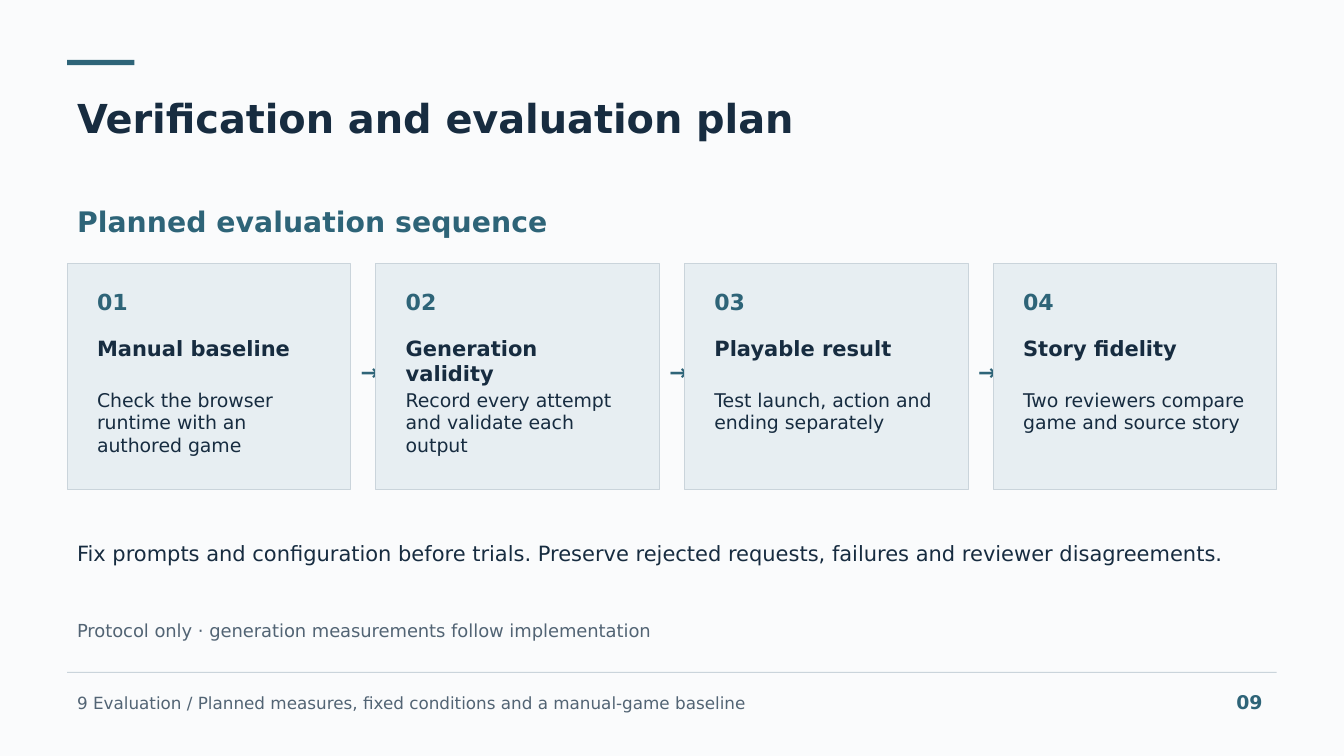
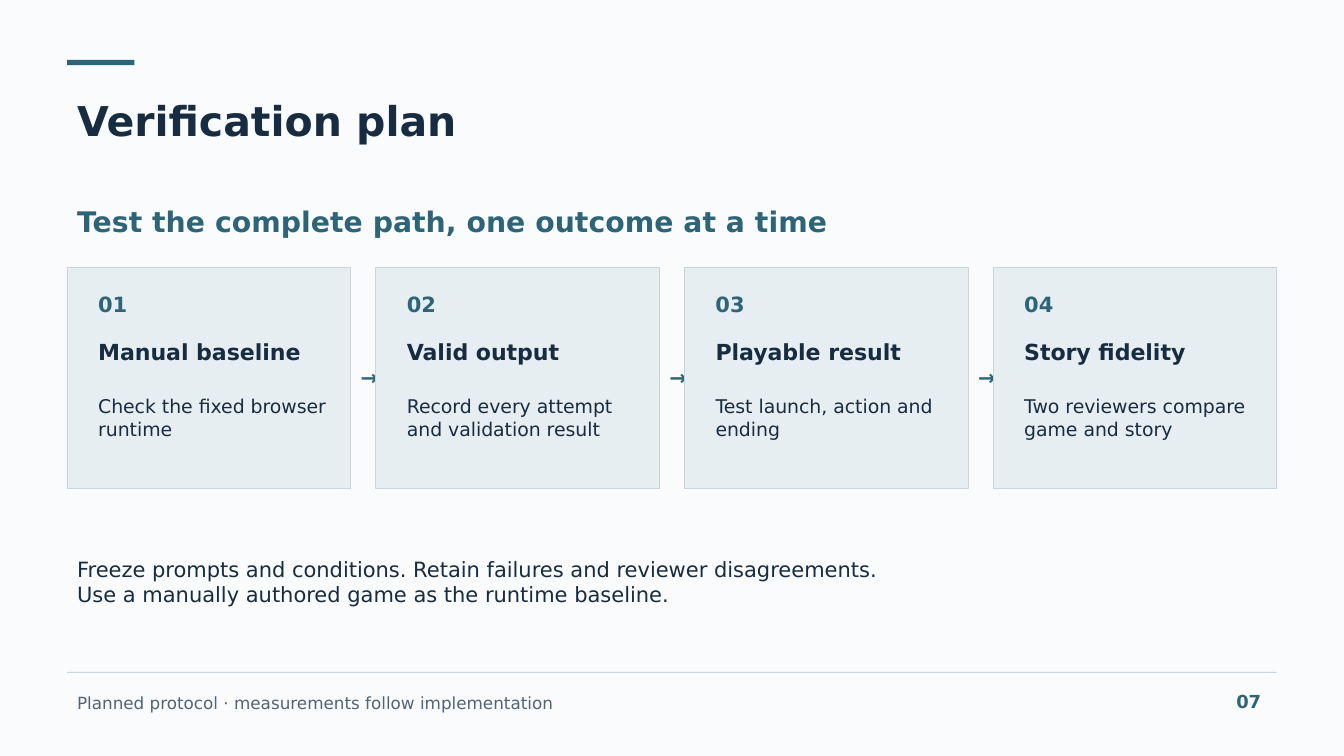
Before and after one commit to lastnurik/diploma, a slide deck: slide 7 of submission/diploma-final-presentation.pptx (slide 9 before the commit). Drawn at 1344x756 pixels with LibreOffice and Linux fonts; fonts in the diff are those of the drawing. Boxes give left, top, right and bottom in pixels: in the first picture for what was removed or moved away, otherwise in the second. Text is boxed around its words. In the diff, an @@ line names an element or a change of style, - is before the commit and + after.

```diff
--- a/submission/diploma-final-presentation.pptx
+++ b/submission/diploma-final-presentation.pptx
@@ text at (77, 104, 456, 145): text changed; size 28.5 to 29.2 pt @@
-Verification and evaluation plan
+Verification plan
@@ text at (77, 210, 827, 238): text changed @@
-Planned evaluation sequence
+Test the complete path, one outcome at a time
@@ rectangle: place and size @@
-rectangle at (68, 263, 351, 489)
+rectangle at (68, 268, 351, 489)
@@ rectangle: place and size @@
-rectangle at (376, 263, 659, 489)
+rectangle at (376, 268, 659, 489)
@@ rectangle: place and size @@
-rectangle at (685, 263, 968, 489)
+rectangle at (685, 268, 968, 489)
@@ rectangle: place and size @@
-rectangle at (993, 263, 1276, 489)
+rectangle at (993, 268, 1276, 489)
@@ size 15 to 15.8 pt in 3 elements at (716, 343, 901, 365), (1024, 343, 1185, 365), (98, 343, 300, 361) @@
@@ text removed at (406, 340, 538, 386) @@
-Generation validity
@@ text added at (407, 343, 559, 365), 15.8 pt, text #172C40, bold @@
+Valid output
@@ size 15.8 to 15 pt in 7 elements at (98, 296, 127, 313), (407, 296, 436, 313), (715, 296, 744, 313), (1024, 296, 1053, 313), (351, 359, 377, 390), (659, 359, 686, 390), (968, 359, 994, 390) @@
@@ text at (98, 398, 326, 437): text changed @@
-Check the browser runtime with an authored game
+Check the fixed browser runtime
@@ text at (407, 398, 612, 437): text changed @@
-Record every attempt and validate each output
+Record every attempt and validation result
@@ text at (716, 398, 932, 440): text changed @@
-Test launch, action and ending separately
+Test launch, action and ending
@@ text at (1024, 398, 1246, 440): text changed @@
-Two reviewers compare game and source story
+Two reviewers compare game and story
@@ text at (77, 561, 877, 607): text changed @@
-Fix prompts and configuration before trials. Preserve rejected requests, failures and reviewer disagreements.
+Freeze prompts and conditions. Retain failures and reviewer disagreements.
+Use a manually authored game as the runtime baseline.
@@ text at (77, 696, 553, 713): text changed; size 12.8 to 12 pt @@
-Protocol only · generation measurements follow implementation
+Planned protocol · measurements follow implementation
@@ text removed at (77, 696, 745, 713) @@
-9 Evaluation / Planned measures, fixed conditions and a manual-game baseline
@@ text at (1236, 694, 1261, 709): text changed; size 13.5 to 12.8 pt @@
-09
+07
```
Also in this commit, not shown: 4 other slides changed, 4 slides added, 6 slides removed, 17 other files.
